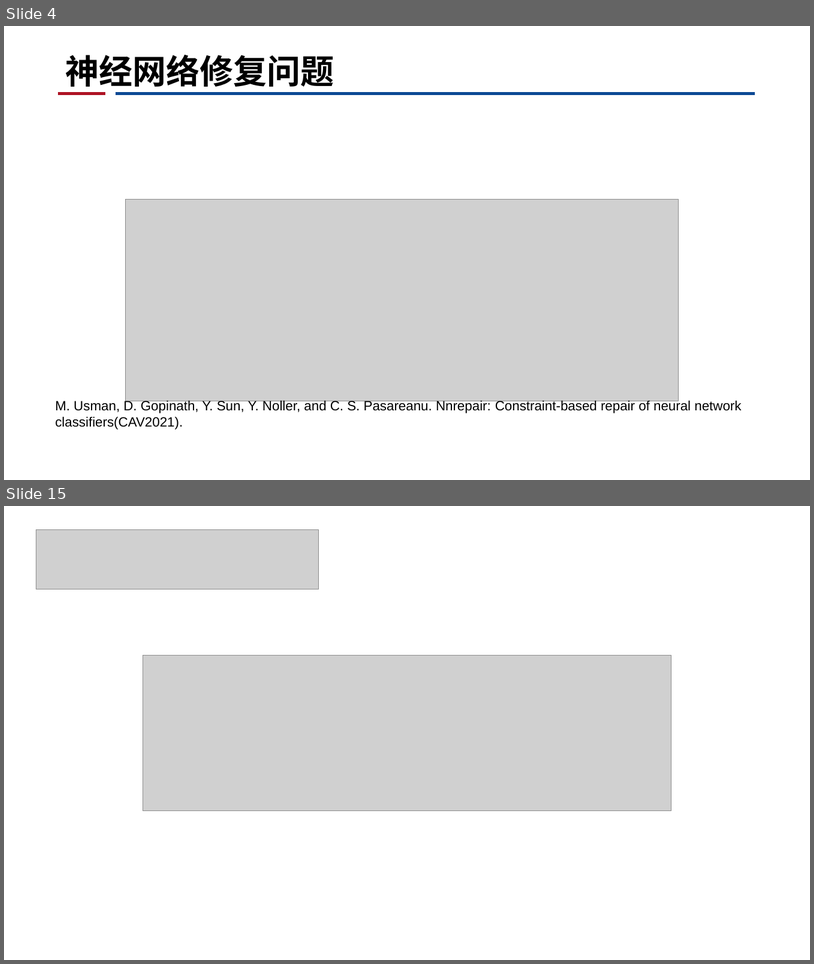
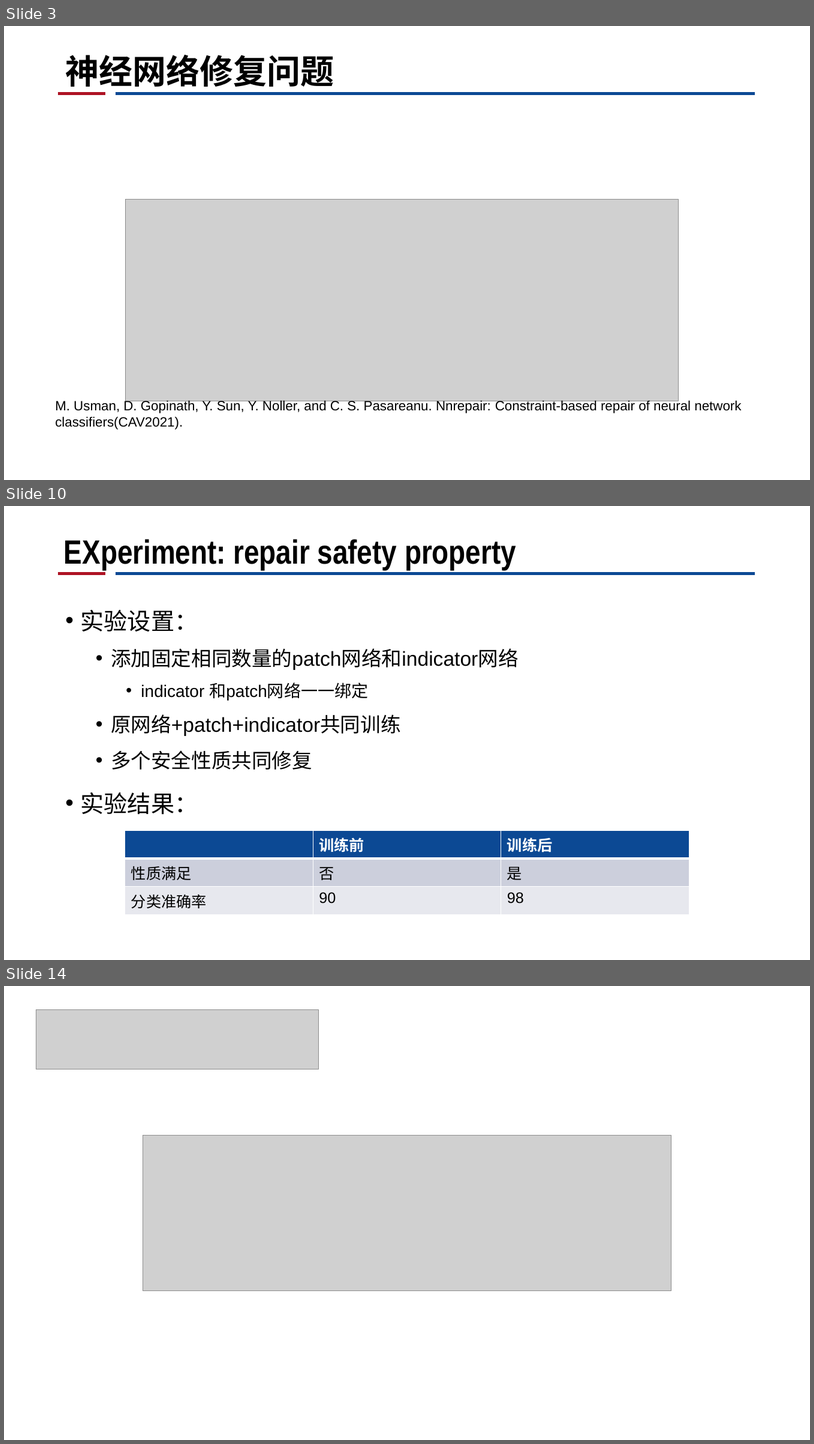
Before and after one commit to CRhapsody/Presentation_Slides, a slide deck: 神经网络修复工作进展.pptx. Shown one above the other, each under a label of ours: slides 4 and 15 before the commit, slides 3, 10 and 14 after it; the slides between them are not shown. The pictures are 814x964 and 814x1444 pixels, drawn with LibreOffice and Linux fonts; fonts in the diff are those of the drawing; grey boxes stand for pictures; background and template pictures are left out. Boxes give left, top, right and bottom in pixels: in the first picture for what was removed or moved away, otherwise in the second. Text is boxed around its words. In the diff, an @@ line names an element or a change of style, - is before the commit and + after.

```diff
--- a/神经网络修复工作进展.pptx
+++ b/神经网络修复工作进展.pptx
@@ slide 10 added at box(4, 506, 810, 960), background #FFFFFF; not listed: 2 template elements that a slide beside it also shows @@
@@ title added at box(64, 539, 516, 570), 40 pt, text #000000, bold @@
+EXperiment: repair safety property
@@ text added at box(81, 610, 519, 814), 24 pt, text #000000 @@
+• 实验设置：
+  • 添加固定相同数量的patch网络和indicator网络
+    • indicator 和patch网络一一绑定
+  • 原网络+patch+indicator共同训练
+  • 多个安全性质共同修复
+• 实验结果：
@@ table added at box(125, 830, 689, 910), 3 rows, 3 columns @@
+ | 训练前 | 训练后
+性质满足 | 否 | 是
+分类准确率 | 90 | 98
@@ what was slide 4 is now slide 3 @@
@@ what was slide 15 is now slide 14 @@
```
Also in this commit, not shown: 5 slides changed, 4 other slides added, 6 slides removed, 1 other file.
